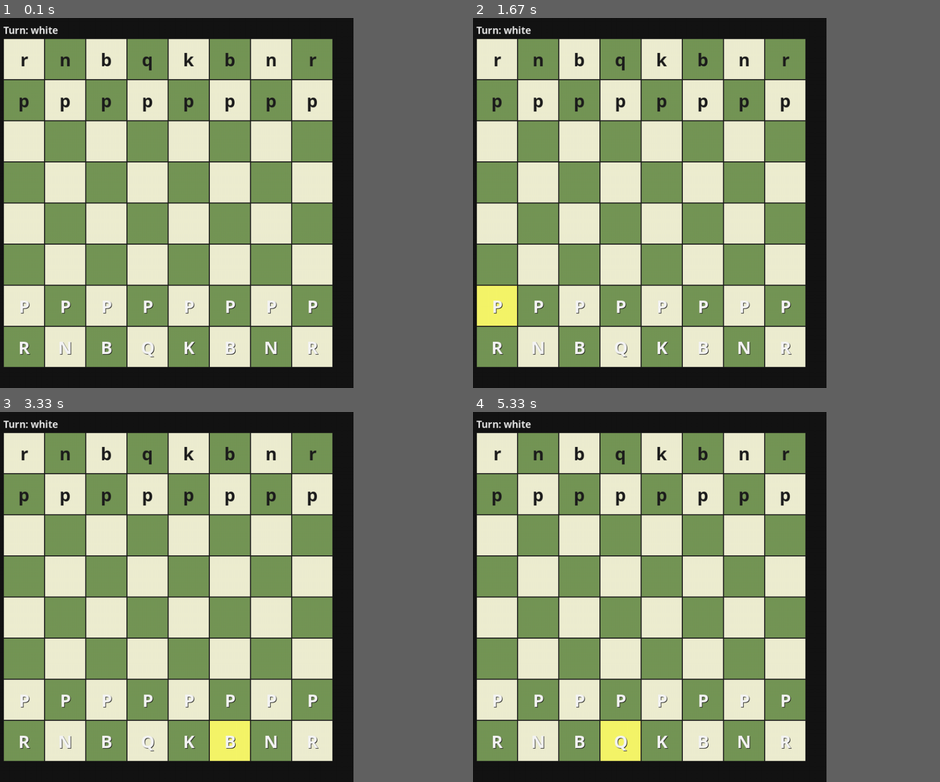
Above: before the commit, frames 1-4 (two rows, left to right).
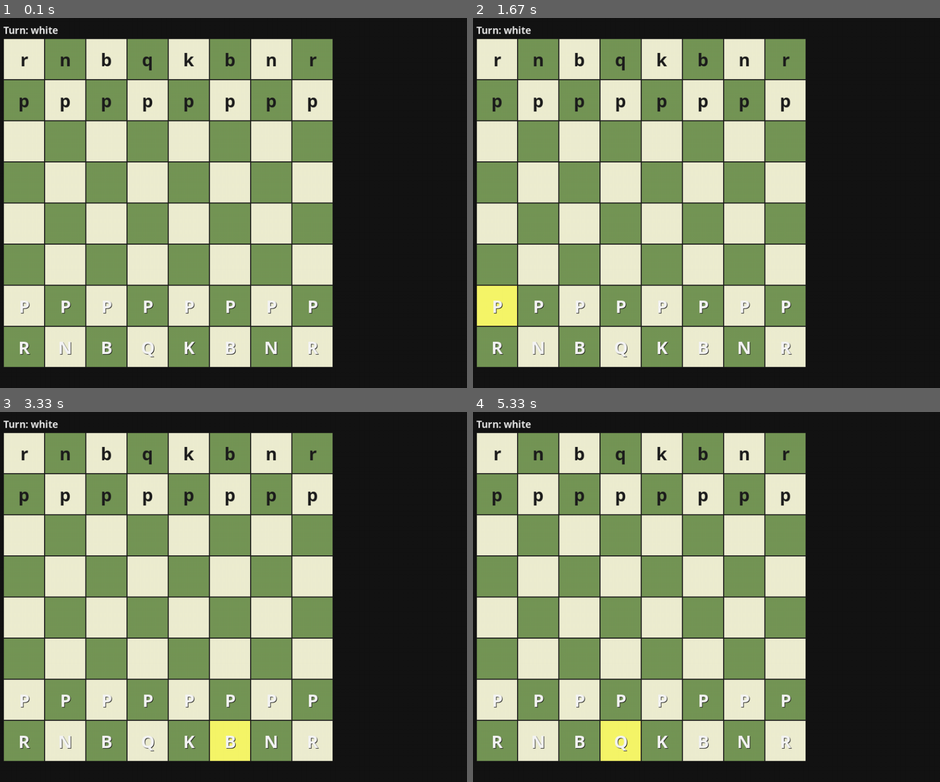
Above: after the commit, the same moments.

Repository: MeansMarkus/Wynd
Game: pygame game, started from pygame_main.py
Two runs of this game, one before a commit and one after it. Both use one fixed random seed, a clock stepped at 60 frames per second and the inputs below.
Inputs (mouse positions are in pixels of both pictures, inside the frame that each line leads up to):
- Up to frame 1 (0.1 s): no input
- Up to frame 2 (1.67 s): click (641, 203) at 0.38 s; click (575, 288) at 0.72 s; click (655, 247) at 1.05 s; click (515, 291) at 1.38 s
- Up to frame 3 (3.33 s): click (266, 460) at 1.72 s; click (303, 722) at 2.05 s; click (200, 500) at 2.38 s; click (233, 726) at 3.28 s
- Up to frame 4 (5.33 s): click (692, 645) at 3.62 s; click (505, 685) at 3.95 s; click (561, 574) at 4.28 s; click (636, 726) at 5.18 s
In our replay, the window is 689x689 before the commit and 900x689 after it. These sizes can differ from the game's own. Grey fills any space a smaller window leaves; there, only what the larger window draws over its background counts as a difference.

The runs differ from the first frame. In frame 1, 1.0% of the frame differs, in the area x 23-72%, y 5-95%; in frame 2, 1.0%; in frame 3, 1.0%; in frame 4, 1.0%.

Commit message:
keeps move history

Diff:
--- a/pygame_main.py
+++ b/pygame_main.py
@@ -13,8 +13,10 @@
     board.setup_initial()
     renderer = Renderer(board)
 
-    window_size = renderer.margin * 2 + board.size * renderer.cell_size
-    screen = pygame.display.set_mode((window_size, window_size))
+    board_pixels = board.size * renderer.cell_size
+    window_width = renderer.margin * 2 + board_pixels + 220
+    window_height = renderer.margin * 2 + board_pixels
+    screen = pygame.display.set_mode((window_width, window_height))
     pygame.display.set_caption("Chaos Chess")
 
     clock = pygame.time.Clock()
@@ -23,9 +25,12 @@
     turn = "white"
 
     while running:
+        is_checkmate = board.is_checkmate(turn)
         for event in pygame.event.get():
             if event.type == pygame.QUIT:
                 running = False
+            if is_checkmate:
+                continue
             if event.type == pygame.MOUSEBUTTONDOWN and event.button == 1:
                 clicked = renderer.square_from_mouse(event.pos)
                 if clicked is None:
@@ -48,8 +53,21 @@
                         pass
                     selected = None
 
+        status_lines = []
+        if is_checkmate:
+            winner = "white" if turn == "black" else "black"
+            status_lines.append(f"Checkmate: {winner} wins")
+        elif board.is_in_check(turn):
+            status_lines.append("Check")
+
         screen.fill((20, 20, 20))
-        renderer.draw(screen, selected=selected, turn=turn)
+        renderer.draw(
+            screen,
+            selected=selected,
+            turn=turn,
+            status_lines=status_lines,
+            moves=board.move_history,
+        )
         pygame.display.flip()
         clock.tick(60)
 
--- a/ui/renderer.py
+++ b/ui/renderer.py
@@ -16,8 +16,9 @@
         self.font = pygame.font.SysFont("Segoe UI", 36, bold=True)
         self.status_font = pygame.font.SysFont("Segoe UI", 20, bold=True)
 
-    def draw(self, screen, selected=None, turn=None):
-        self._draw_status(screen, turn)
+    def draw(self, screen, selected=None, turn=None, status_lines=None, moves=None):
+        self._draw_status(screen, turn, status_lines)
+        self._draw_moves(screen, moves)
         board_size = self.board.size
         for row in range(board_size):
             for col in range(board_size):
@@ -52,11 +53,41 @@
                         screen.blit(outline, outline_rect.move(1, 1))
                     screen.blit(label, label_rect)
 
-    def _draw_status(self, screen, turn):
-        if not turn:
+    def _draw_status(self, screen, turn, status_lines):
+        y = 10
+        if turn:
+            label = self.status_font.render(f"Turn: {turn}", True, (230, 230, 230))
+            screen.blit(label, (self.margin, y))
+            y += 22
+
+        if status_lines:
+            for line in status_lines:
+                label = self.status_font.render(line, True, (230, 230, 230))
+                screen.blit(label, (self.margin, y))
+                y += 22
+
+    def _draw_moves(self, screen, moves):
+        if not moves:
             return
-        label = self.status_font.render(f"Turn: {turn}", True, (230, 230, 230))
-        screen.blit(label, (self.margin, 10))
+
+        max_lines = 12
+        recent = moves[-max_lines:]
+        x = self.margin + self.board.size * self.cell_size + 10
+        y = self.margin
+
+        title = self.status_font.render("Moves", True, (230, 230, 230))
+        screen.blit(title, (x, y))
+        y += 22
+
+        start_index = len(moves) - len(recent)
+        for idx, move in enumerate(recent, start=start_index + 1):
+            if isinstance(move, dict):
+                text = f"{idx}. {move['start']}-{move['end']}"
+            else:
+                text = f"{idx}. {move}"
+            label = self.status_font.render(text, True, (230, 230, 230))
+            screen.blit(label, (x, y))
+            y += 20
 
     def square_from_mouse(self, pos):
         x, y = pos
